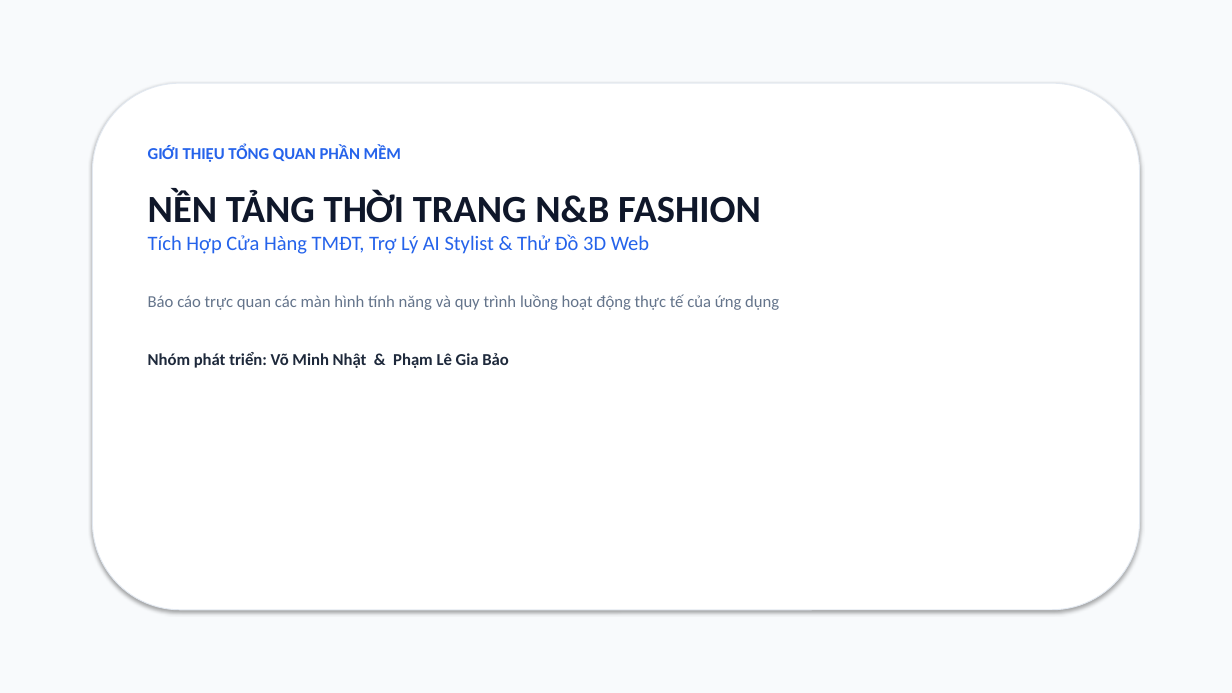
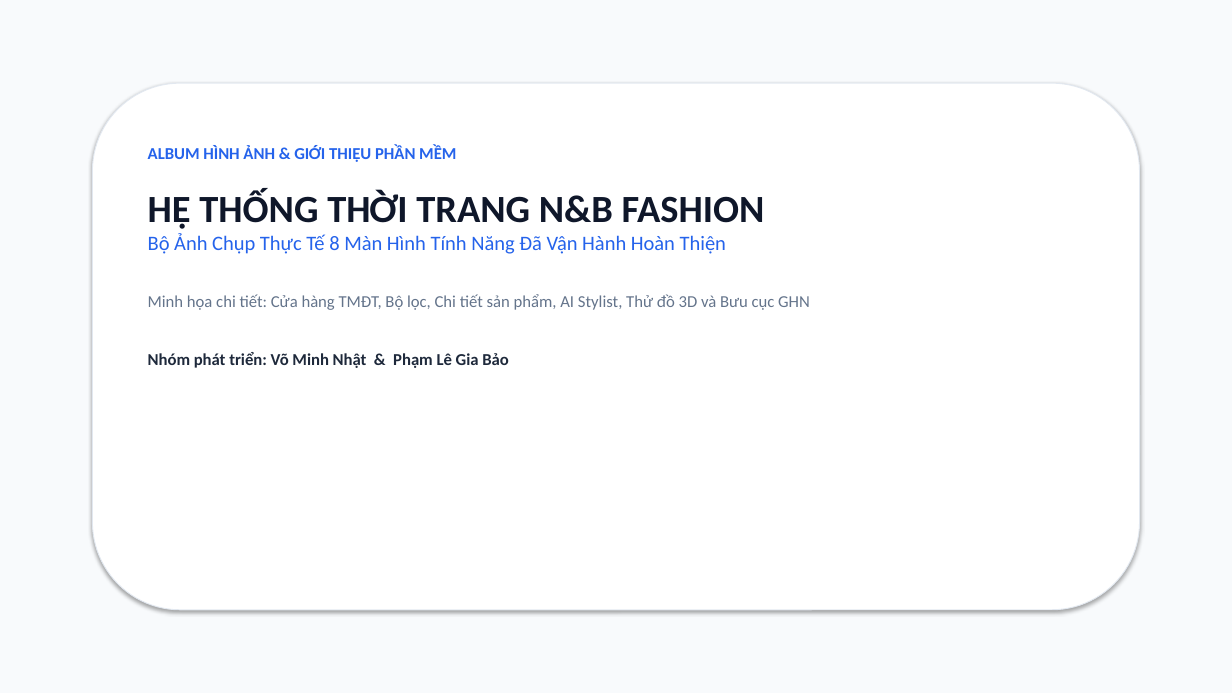
Before and after one commit to baobp14/3d-model-clothing, a slide deck: slide 1 of BaoCao_PhanMem_NB_Fashion.pptx. Drawn at 1232x693 pixels with LibreOffice and Linux fonts; fonts in the diff are those of the drawing. Boxes give left, top, right and bottom in pixels: in the first picture for what was removed or moved away, otherwise in the second. Text is boxed around its words. In the diff, an @@ line names an element or a change of style, - is before the commit and + after.

```diff
--- a/BaoCao_PhanMem_NB_Fashion.pptx
+++ b/BaoCao_PhanMem_NB_Fashion.pptx
@@ text at <box>148,146,810,310</box>: text changed; text colour #64748B to #2563EB @@
-GIỚI THIỆU TỔNG QUAN PHẦN MỀM
-NỀN TẢNG THỜI TRANG N&B FASHION
-Tích Hợp Cửa Hàng TMĐT, Trợ Lý AI Stylist & Thử Đồ 3D Web
-Báo cáo trực quan các màn hình tính năng và quy trình luồng hoạt động thực tế của ứng dụng
+ALBUM HÌNH ẢNH & GIỚI THIỆU PHẦN MỀM
+HỆ THỐNG THỜI TRANG N&B FASHION
+Bộ Ảnh Chụp Thực Tế 8 Màn Hình Tính Năng Đã Vận Hành Hoàn Thiện
+Minh họa chi tiết: Cửa hàng TMĐT, Bộ lọc, Chi tiết sản phẩm, AI Stylist, Thử đồ 3D và Bưu cục GHN
```
Also in this commit, not shown: 3 other slides changed, 6 slides added, 2 slides removed, 1 other file.
